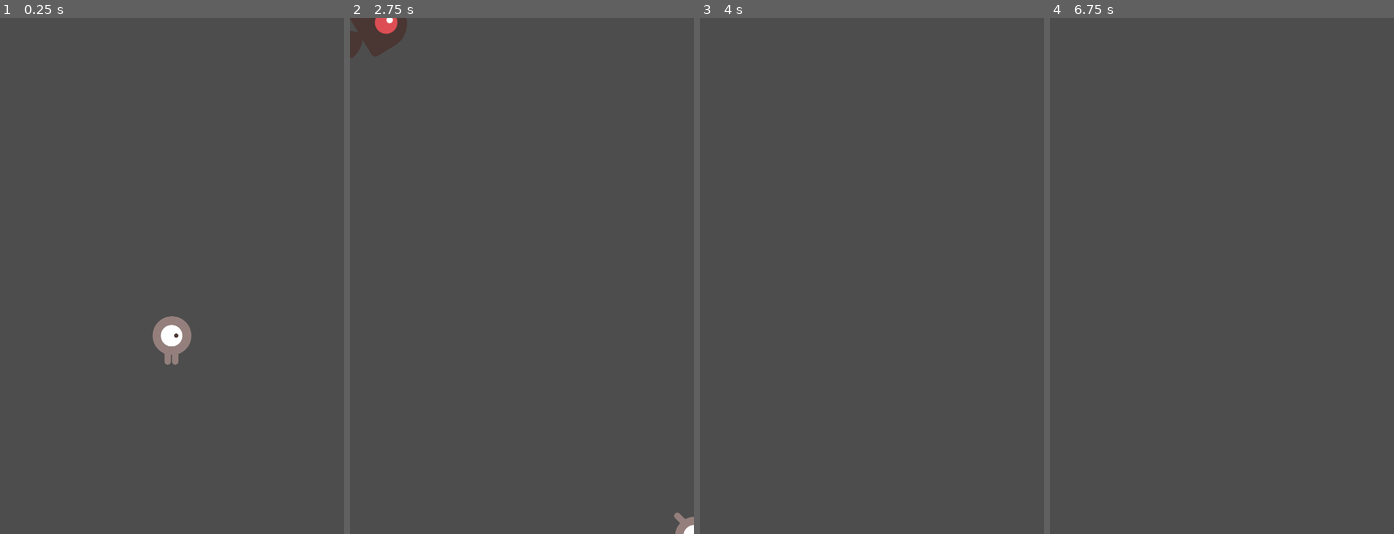
Above: before the commit, frames 1-4 (left to right).
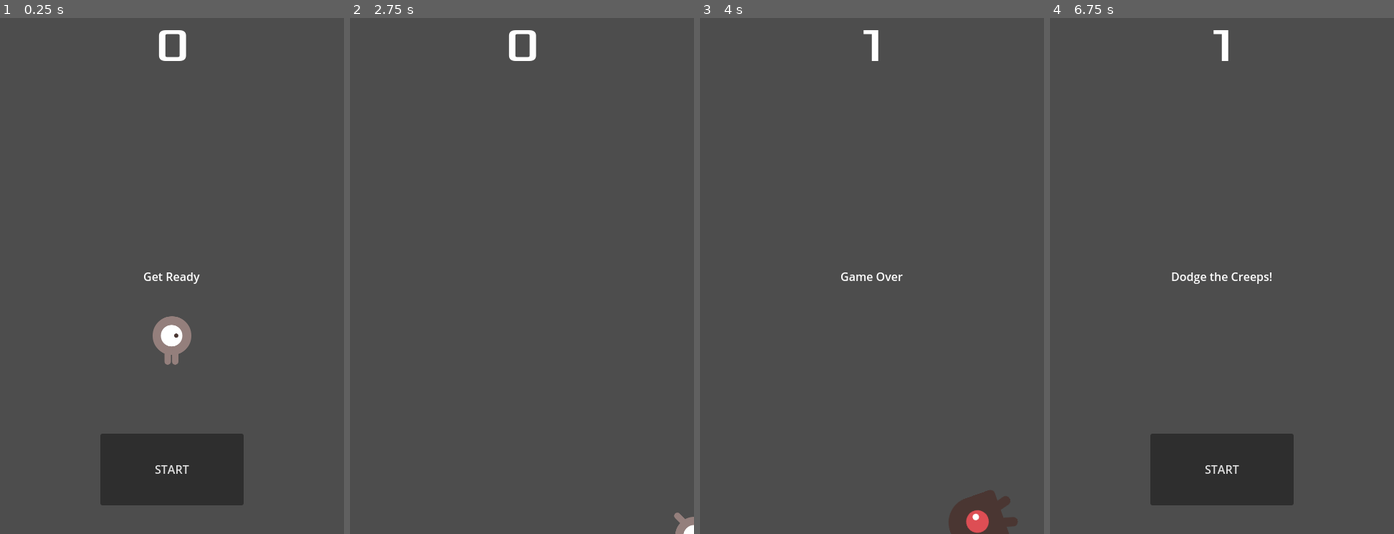
Above: after the commit, the same moments.

Repository: StanaAndrei/dodge_the_creeps_2d
Game: Godot game, scene res://main.tscn
The game is run twice, just before and just after one commit, with the same random seed, the same clock (stepped at 60 frames per second) and the same inputs.
Inputs (mouse positions are in pixels of both pictures, inside the frame that each line leads up to):
- Up to frame 1 (0.25 s): no input
- Up to frame 2 (2.75 s): click (522, 472) at 0.5 s, where only the run after the commit has a clickable "START"; tap Enter at 1.25 s; hold Right (move_right) 1.28-2.03 s; hold Down (move_down) from 2.03 s (still down)
- Up to frame 3 (4 s): release Down (move_down) at 2.78 s; hold Right (move_right) 2.78-3.53 s; hold Up (move_up) from 3.53 s (still down)
- Up to frame 4 (6.75 s): release Up (move_up) at 4.28 s; hold Left (move_left) 4.28-5.78 s; tap Space at 5 s; hold Down (move_down) 5.78-6.53 s; tap Enter at 6.5 s; hold Right (move_right) from 6.53 s (still down)

The runs differ from the first frame. In frame 1, 6.2% of the frame differs, in the area x 29-71%, y 2-95%; in frame 2, 1.2%; in frame 3, 1.5%; in frame 4, 6.1%.

Commit message:
ui almost done

Diff:
--- /dev/null
+++ b/hud.gd
@@ -0,0 +1,43 @@
+extends CanvasLayer
+
+
+# Notifies `Main` node that the button has been pressed
+signal start_game
+
+
+# Called when the node enters the scene tree for the first time.
+func _ready() -> void:
+	pass # Replace with function body.
+
+
+# Called every frame. 'delta' is the elapsed time since the previous frame.
+func _process(delta: float) -> void:
+	pass
+
+func show_message(text):
+	$Message.text = text
+	$Message.show()
+	$MessageTimer.start()
+
+
+func show_game_over():
+	show_message("Game Over")
+	# Wait until the MessageTimer has counted down.
+	await $MessageTimer.timeout
+
+	$Message.text = "Dodge the Creeps!"
+	$Message.show()
+	# Make a one-shot timer and wait for it to finish.
+	await get_tree().create_timer(1.0).timeout
+	$StartButton.show()
+
+func update_score(score):
+	$ScoreLabel.text = str(score)
+
+
+func _on_start_button_pressed():
+	$StartButton.hide()
+	start_game.emit()
+
+func _on_message_timer_timeout():
+	$Message.hide()
--- /dev/null
+++ b/hud.tscn
@@ -0,0 +1,59 @@
+[gd_scene load_steps=3 format=3 uid="uid://c8un2muhwmeqg"]
+
+[ext_resource type="FontFile" uid="uid://pun444jyu5vh" path="res://fonts/Xolonium-Regular.ttf" id="1_37p78"]
+[ext_resource type="Script" uid="uid://chktar6yo1xqc" path="res://hud.gd" id="1_64ctp"]
+
+[node name="HUD" type="CanvasLayer"]
+script = ExtResource("1_64ctp")
+
+[node name="Message" type="Label" parent="."]
+anchors_preset = 8
+anchor_left = 0.5
+anchor_top = 0.5
+anchor_right = 0.5
+anchor_bottom = 0.5
+offset_left = -240.0
+offset_top = -37.5
+offset_right = 240.0
+offset_bottom = 37.5
+grow_horizontal = 2
+grow_vertical = 2
+text = "Doge the creeps!"
+horizontal_alignment = 1
+vertical_alignment = 1
+autowrap_mode = 2
+
+[node name="ScoreLabel" type="Label" parent="."]
+anchors_preset = 5
+anchor_left = 0.5
+anchor_right = 0.5
+offset_left = -22.5
+offset_right = 22.5
+offset_bottom = 78.0
+grow_horizontal = 2
+theme_override_fonts/font = ExtResource("1_37p78")
+theme_override_font_sizes/font_size = 64
+text = "0"
+horizontal_alignment = 1
+vertical_alignment = 1
+
+[node name="StartButton" type="Button" parent="."]
+anchors_preset = 7
+anchor_left = 0.5
+anchor_top = 1.0
+anchor_right = 0.5
+anchor_bottom = 1.0
+offset_left = -100.0
+offset_top = -140.0
+offset_right = 100.0
+offset_bottom = -40.0
+grow_horizontal = 2
+grow_vertical = 0
+text = "START"
+
+[node name="MessageTimer" type="Timer" parent="."]
+wait_time = 2.0
+one_shot = true
+
+[connection signal="pressed" from="StartButton" to="." method="_on_start_button_pressed"]
+[connection signal="timeout" from="MessageTimer" to="." method="_on_message_timer_timeout"]
--- a/main.gd
+++ b/main.gd
@@ -11,16 +11,6 @@
 # Called every frame. 'delta' is the elapsed time since the previous frame.
 func _process(delta: float) -> void:
 	pass
-
-
-func game_over():
-	$ScoreTimer.stop()
-	$MobTimer.stop()
-
-func new_game():
-	score = 0
-	$Player.start($StartPosition.position)
-	$StartTimer.start()
 
 
 func _on_mob_timer_timeout():
@@ -50,8 +40,21 @@
 
 func _on_score_timer_timeout() -> void:
 	score += 1
+	$HUD.update_score(score)
 
 
 func _on_start_timer_timeout() -> void:
 	$MobTimer.start()
 	$ScoreTimer.start()
+
+func game_over():
+	$ScoreTimer.stop()
+	$MobTimer.stop()
+	$HUD.show_game_over()
+
+func new_game():
+	score = 0
+	$Player.start($StartPosition.position)
+	$StartTimer.start()
+	$HUD.update_score(score)
+	$HUD.show_message("Get Ready")
--- a/main.tscn
+++ b/main.tscn
@@ -1,8 +1,9 @@
-[gd_scene load_steps=5 format=3 uid="uid://dlhfflq8jnixy"]
+[gd_scene load_steps=6 format=3 uid="uid://dlhfflq8jnixy"]
 
 [ext_resource type="Script" uid="uid://d12smge8syjcg" path="res://main.gd" id="1_0xm2m"]
 [ext_resource type="PackedScene" uid="uid://dpiiakxso7xe8" path="res://mob.tscn" id="2_1bvp3"]
 [ext_resource type="PackedScene" uid="uid://gg0kgtmqhda7" path="res://player.tscn" id="2_h2yge"]
+[ext_resource type="PackedScene" uid="uid://c8un2muhwmeqg" path="res://hud.tscn" id="4_1bvp3"]
 
 [sub_resource type="Curve2D" id="Curve2D_7dm0k"]
 _data = {
@@ -33,7 +34,10 @@
 
 [node name="Player" parent="." instance=ExtResource("2_h2yge")]
 
+[node name="HUD" parent="." instance=ExtResource("4_1bvp3")]
+
 [connection signal="timeout" from="MobTimer" to="." method="_on_mob_timer_timeout"]
 [connection signal="timeout" from="ScoreTimer" to="." method="_on_score_timer_timeout"]
 [connection signal="timeout" from="StartTimer" to="." method="_on_start_timer_timeout"]
 [connection signal="hit" from="Player" to="." method="game_over"]
+[connection signal="start_game" from="HUD" to="." method="new_game"]
Not shown, added: hud.gd.uid
